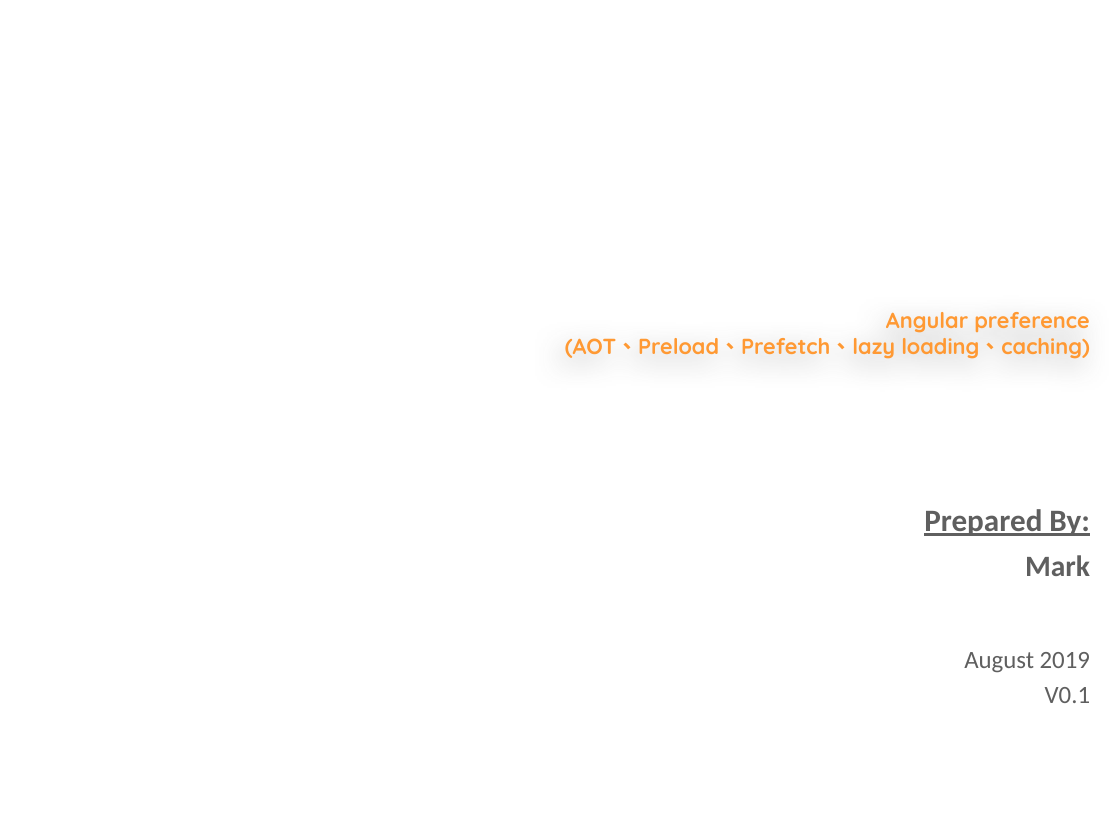
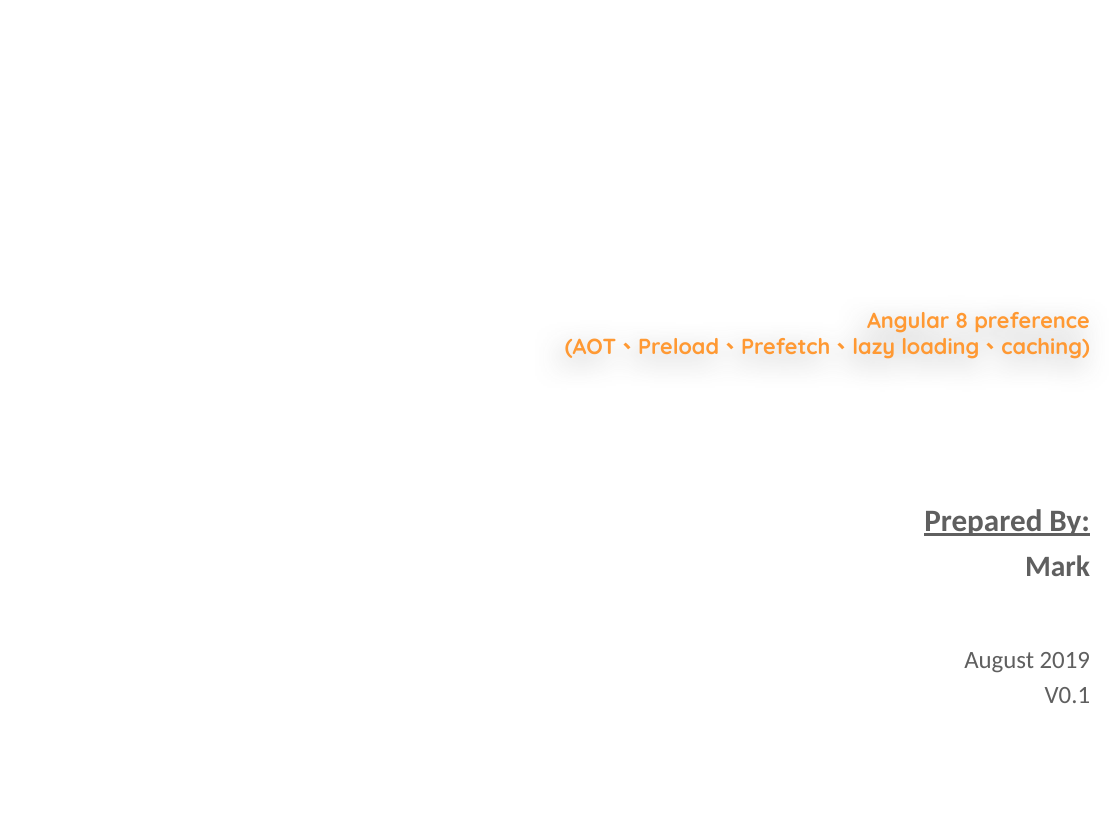
Before and after one commit to markku636/angular8study, a slide deck: slide 1 of ppt/angular_performance.pptx. Drawn at 1120x840 pixels with LibreOffice and Linux fonts; fonts in the diff are those of the drawing; background and template pictures are left out. Boxes give left, top, right and bottom in pixels: in the first picture for what was removed or moved away, otherwise in the second. Text is boxed around its words. In the diff, an @@ line names an element or a change of style, - is before the commit and + after.

```diff
--- a/ppt/angular_performance.pptx
+++ b/ppt/angular_performance.pptx
@@ title at <box>565,312,1090,359</box>: text changed @@
-Angular preference
-(AOT、Preload、Prefetch、lazy loading、caching)
+Angular 8 preference
+(AOT、Preload、Prefetch、lazy loading、caching)
```
Also in this commit, not shown: 7 other slides changed.
